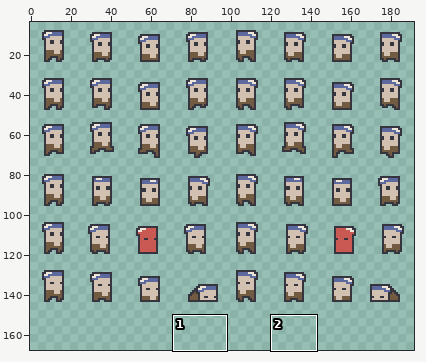
Sprite sheet, stored at assets/characters/bandit_.png. The picture above shows the old version from afar; the outline marks the close-up.
Close-up. The starting point:
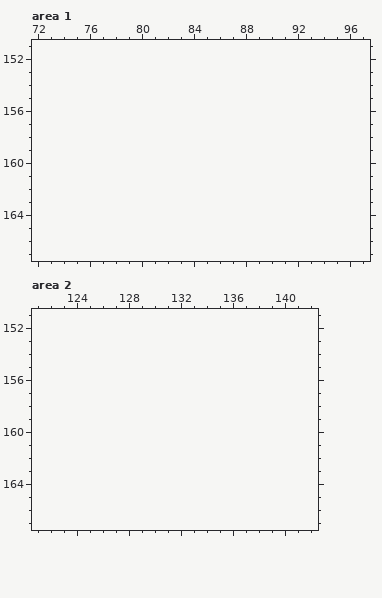
The file is 192x144 pixels. Shown: area 1: x 72..97, y 151..167; area 2: x 121..142, y 151..167. The old version is drawn lined up with the new one, on the new canvas. The wide view leaves out empty margins. The commit also changed other parts of the picture, which this record leaves out.
Once edited:
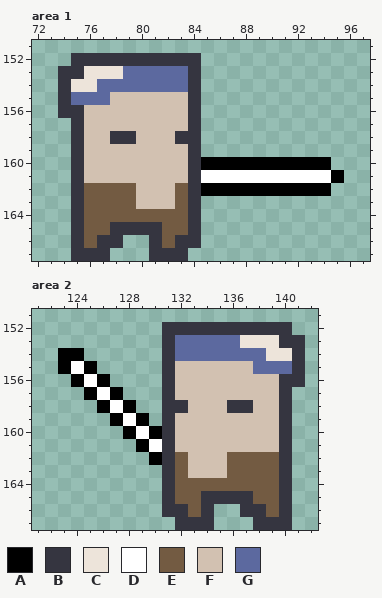
Palette (. is transparent): A #000000  B #353540  C #ede4da  D #ffffff  E #735b42  F #d2c1b1  G #5c699f
Changes in this commit:
{"change": "canvas 192x144 -> 192x168"}
{"where": "area 1"}
{"y":152,"x":75,"old":"..........","new":"BBBBBBBBBB"}
{"y":153,"x":74,"old":"...........","new":"BBCCCGGGGGB"}
{"y":154,"x":74,"old":"...........","new":"BCCGGGGGGGB"}
{"y":155,"x":74,"old":"...........","new":"BGGGFFFFFFB"}
{"y":156,"x":74,"old":"...........","new":"BBFFFFFFFFB"}
{"y":157,"x":75,"old":"..........","new":"BFFFFFFFFB"}
{"y":158,"x":75,"old":"..........","new":"BFFBBFFFBB"}
{"y":159,"x":75,"old":"..........","new":"BFFFFFFFFB"}
{"y":160,"x":75,"old":"....................","new":"BFFFFFFFFBAAAAAAAAAA"}
{"y":161,"x":75,"old":".....................","new":"BFFFFFFFFBDDDDDDDDDDA"}
{"y":162,"x":75,"old":"....................","new":"BEEEEFFFEBAAAAAAAAAA"}
{"y":163,"x":75,"old":"..........","new":"BEEEEFFFEB"}
{"y":164,"x":75,"old":"..........","new":"BEEEEEEEEB"}
{"y":165,"x":75,"old":"..........","new":"BEEBBBBEEB"}
{"y":166,"x":75,"old":"....","new":"BEBB"}
{"y":166,"x":81,"old":"....","new":"BEBB"}
{"y":167,"x":75,"old":"...","new":"BBB"}
{"y":167,"x":81,"old":"...","new":"BBB"}
{"where": "area 2"}
{"y":152,"x":131,"old":"..........","new":"BBBBBBBBBB"}
{"y":153,"x":131,"old":"...........","new":"BGGGGGCCCBB"}
{"y":154,"x":123,"old":"..","new":"AA"}
{"y":154,"x":131,"old":"...........","new":"BGGGGGGGCCB"}
{"y":155,"x":123,"old":"...","new":"ADA"}
{"y":155,"x":131,"old":"...........","new":"BFFFFFFGGGB"}
{"y":156,"x":124,"old":"...","new":"ADA"}
{"y":156,"x":131,"old":"...........","new":"BFFFFFFFFBB"}
{"y":157,"x":125,"old":"...","new":"ADA"}
{"y":157,"x":131,"old":"..........","new":"BFFFFFFFFB"}
{"y":158,"x":126,"old":"...","new":"ADA"}
{"y":158,"x":131,"old":"..........","new":"BBFFFBBFFB"}
{"y":159,"x":127,"old":"...","new":"ADA"}
{"y":159,"x":131,"old":"..........","new":"BFFFFFFFFB"}
{"y":160,"x":128,"old":".............","new":"ADABFFFFFFFFB"}
{"y":161,"x":129,"old":"............","new":"ADBFFFFFFFFB"}
{"y":162,"x":130,"old":"...........","new":"ABEFFFEEEEB"}
{"y":163,"x":131,"old":"..........","new":"BEFFFEEEEB"}
{"y":164,"x":131,"old":"..........","new":"BEEEEEEEEB"}
{"y":165,"x":131,"old":"..........","new":"BEEBBBBEEB"}
{"y":166,"x":131,"old":"....","new":"BBEB"}
{"y":166,"x":137,"old":"....","new":"BBEB"}
{"y":167,"x":132,"old":"...","new":"BBB"}
{"y":167,"x":138,"old":"...","new":"BBB"}
{"label":"added","picture_box":[58,53,344,261]}
{"label":"added","picture_box":[58,322,305,530]}
